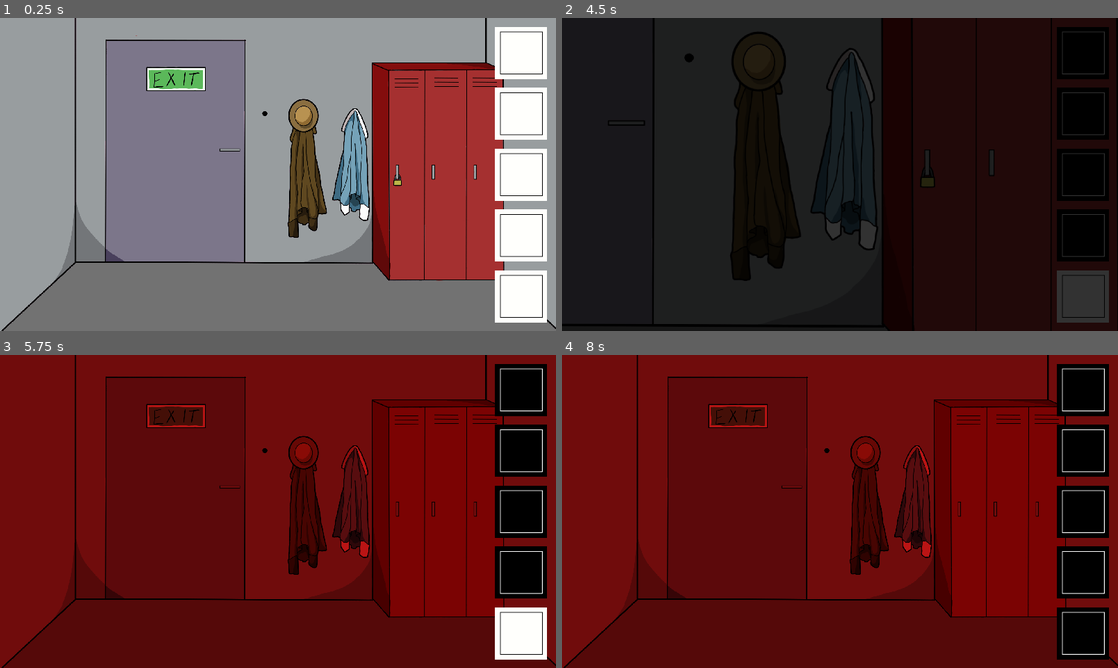
Above: before the commit, frames 1-4 (two rows, left to right).
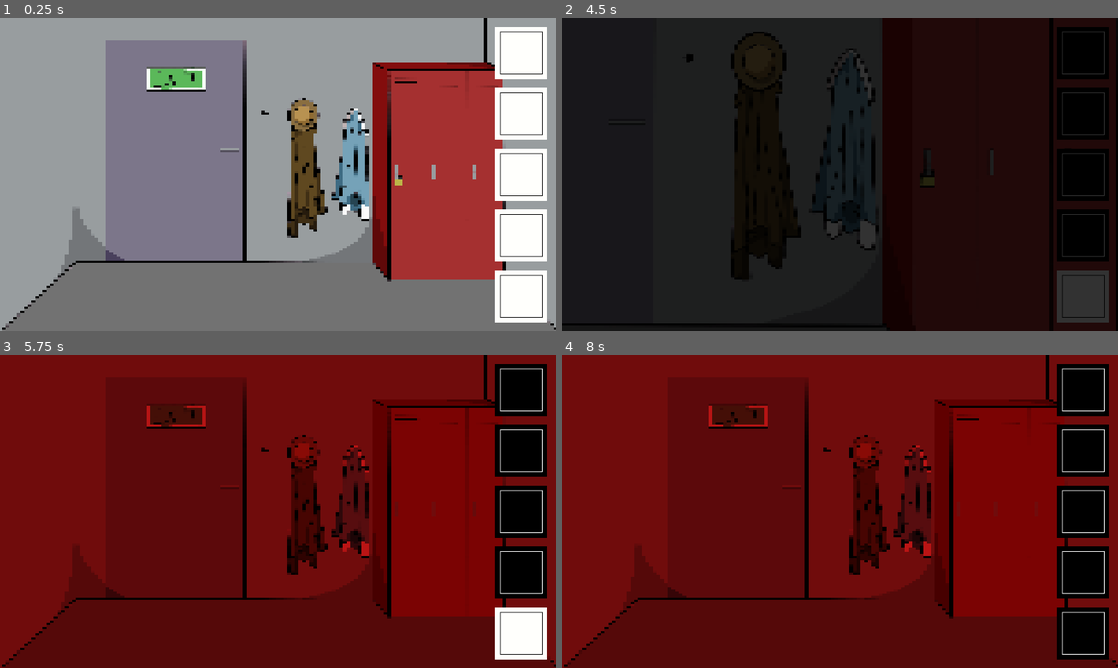
Above: after the commit, the same moments.

Repository: bemain/game-jam-2022w8
Game: Godot game, scene res://World.tscn
The game is run twice, just before and just after one commit, with the same random seed, the same clock (stepped at 60 frames per second) and the same inputs.
Inputs (mouse positions are in pixels of both pictures, inside the frame that each line leads up to):
- Up to frame 1 (0.25 s): no input
- Up to frame 2 (4.5 s): click (1084, 52) at 0.5 s; click (1084, 115) at 1.25 s; click (1084, 174) at 2 s; click (1084, 233) at 2.75 s; click (1084, 296) at 3.5 s; tap Enter at 4.25 s; move the mouse to (962, 180) at 4.27 s; hold Right (ui_right) from 4.28 s (still down); click (962, 180) at 4.42 s
- Up to frame 3 (5.75 s): move the mouse to (272, 511) at 5.02 s; release Right (ui_right) at 5.03 s; hold Down (ui_down) from 5.03 s (still down); click (272, 511) at 5.17 s
- Up to frame 4 (8 s): move the mouse to (895, 442) at 5.77 s; release Down (ui_down) at 5.78 s; hold Right (ui_right) 5.78-7.28 s; move the mouse to (812, 574) at 6.52 s; click (812, 574) at 6.67 s; tap Space at 7.25 s; move the mouse to (1006, 558) at 7.27 s; hold Left (ui_left) from 7.28 s (still down)

The runs differ from the first frame. In frame 1, 4.7% of the frame differs, in the area x 0-100%, y 0-100%; in frame 2, 2.2%; in frame 3, 4.3%; in frame 4, 4.3%.

Commit message:
Add pixalated shader for testing

Diff:
--- a/World.tscn
+++ b/World.tscn
@@ -66,6 +66,33 @@
 "values": [ 840, 1080 ]
 }
 
+[sub_resource type="Shader" id=15]
+code = "/*
+Shader from Godot Shaders - the free shader library.
+godotshaders.com/shader/pixelate
+
+This shader is under CC0 license. Feel free to use, improve and
+change this shader according to your needs and consider sharing
+the modified result to godotshaders.com.
+*/
+
+shader_type canvas_item;
+
+uniform int amount = 150;
+
+void fragment()
+{
+	vec2 grid_uv = round(UV * float(amount)) / float(amount);
+
+	vec4 text = texture(TEXTURE, grid_uv);
+
+	COLOR = text;
+}"
+
+[sub_resource type="ShaderMaterial" id=16]
+shader = SubResource( 15 )
+shader_param/amount = 150
+
 [sub_resource type="InputEventKey" id=3]
 scancode = 49
 
@@ -109,6 +136,7 @@
 script = ExtResource( 6 )
 
 [node name="ViewportContainer" type="ViewportContainer" parent="."]
+material = SubResource( 16 )
 margin_right = 1920.0
 margin_bottom = 1080.0
 rect_scale = Vector2( 0.5, 0.5 )
Not shown: 1 places in World.tscn that only renumber resources
